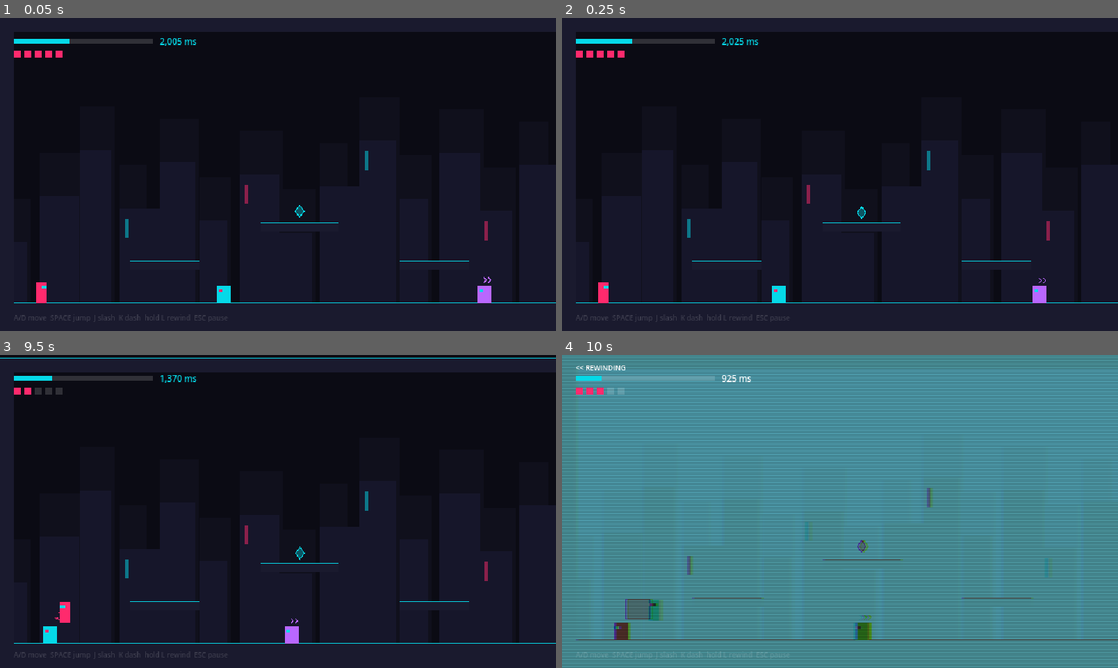
Above: before the commit, frames 1-4 (two rows, left to right).
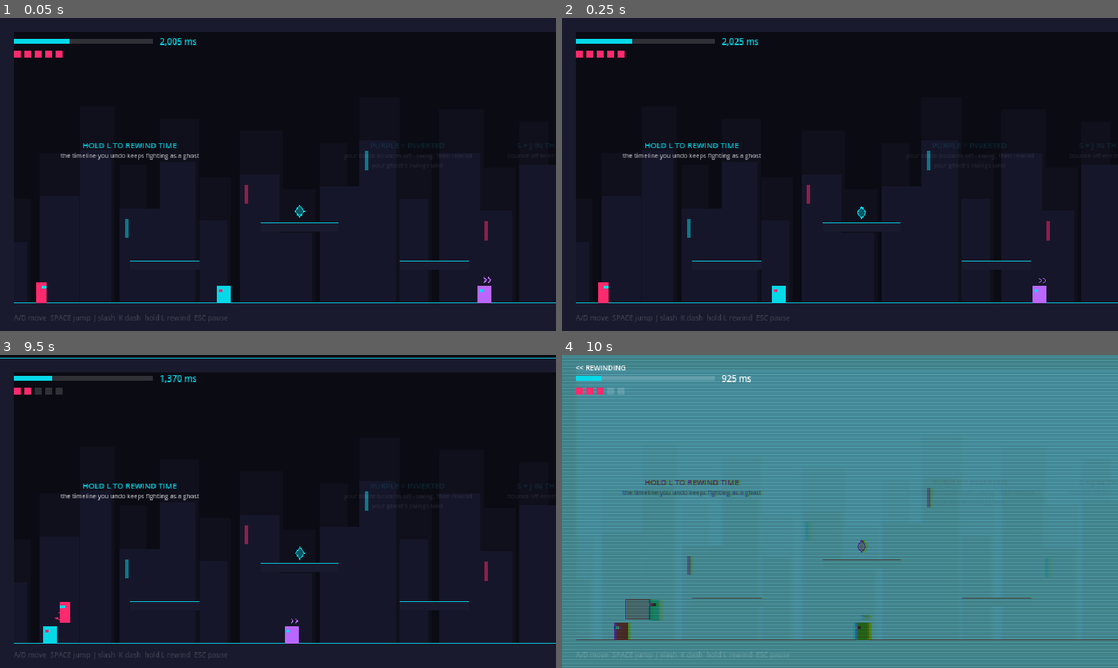
Above: after the commit, the same moments.

Repository: 5Bu1an/reversal-gaint-jam-2.0
Game: Godot game, scene res://scenes/main.tscn
Same seed, same stepped clock (60 frames per second), same inputs: the game is played once before the commit and once after it.
Inputs:
- Up to frame 1 (0.05 s): no input
- Up to frame 2 (0.25 s): no input
- Up to frame 3 (9.5 s): hold D (move_right) 0.53-1.28 s; hold L (rewind) 0.53-1.28 s; tap J (attack) at 0.6, 2.3, 2.85, 4.55, 5.1, 6.8, 7.35, 9.05 s; tap Space (jump) at 0.77, 1.07, 1.52, 1.55, 1.82, 2.1, 3.02, 3.32, 3.77, 3.8, 4.07, 4.52, 4.82, 6.02, 6.05, 6.32, 6.6, 6.77, 7.07, 7.52, 7.82, 8.3, 9.02, 9.32 s; hold S (move_down) 1.28-2.03 s; tap L (rewind) at 1.35, 3.05, 4.35, 5.85, 7.55, 8.85 s; hold D (move_right) 2.03-2.78 s; hold W (move_up) 2.78-3.53 s; hold A (move_left) 3.53-5.03 s; tap K (dash) at 3.6, 8.1 s; hold S (move_down) 5.03-5.78 s; hold L (rewind) 5.03-5.78 s; hold D (move_right) 5.78-6.53 s; hold W (move_up) 6.53-7.28 s; hold D (move_right) 7.28-8.03 s; hold S (move_down) 8.03-8.78 s; hold A (move_left) from 8.78 s (still down)
- Up to frame 4 (10 s): release A (move_left) at 9.53 s; hold W (move_up) from 9.53 s (still down); hold L (rewind) from 9.53 s (still down); tap J (attack) at 9.6 s; tap Space (jump) at 9.77 s

The runs differ from the first frame. In frame 1, 0.3% of the frame differs, in the area x 10-99%, y 40-46%; in frame 2, 0.3%; in frame 3, 0.4%; in frame 4, 0.5%, in the area x 10-37%, y 40-46%.

Commit message:
Add tutorial signs, run results, boss self-rewind, desktop exports
- Hint signs in the level that fade in as you approach: rewind, inverted
  enemies, pogo, time refill, boss
- Game tracks time, deaths, rewinds and time undone; a results panel with
  a rank shows on win
- Boss rewinds itself (twice per fight) after taking 4 damage in 2 s,
  inverted while it does so only a ghost hit can interrupt it
- macOS (universal, ad-hoc signed) and Windows export presets; enables
  ETC2/ASTC import, which the macOS export requires
- Autopilot "reversal" plan

Co-Authored-By: Claude Opus 5.5 <noreply@anthropic.com>

Diff:
--- a/project.godot
+++ b/project.godot
@@ -85,6 +85,7 @@
 
 [rendering]
 
+textures/vram_compression/import_etc2_astc=true
 textures/canvas_textures/default_texture_filter=0
 renderer/rendering_method="gl_compatibility"
 renderer/rendering_method.mobile="gl_compatibility"
--- a/scripts/boss.gd
+++ b/scripts/boss.gd
@@ -4,8 +4,12 @@
 ## charge and a jump slam whose shockwaves run along the floor. Below half
 ## health every wind-up and rest gets shorter, and it keeps flipping into an
 ## inverted state where only your ghost can hurt it.
-
-enum Mode { STALK, WINDUP_CHARGE, CHARGE, WINDUP_SLAM, AIR, RECOVER }
+##
+## It bends time too: take too much damage too fast and it rewinds itself to
+## where (and how healthy) it was a few seconds ago. It's inverted while it
+## does, so only a ghost hit can interrupt it. Twice per fight.
+
+enum Mode { STALK, WINDUP_CHARGE, CHARGE, WINDUP_SLAM, AIR, RECOVER, REVERSING }
 
 const NAME := "KURO SHOGUN"
 const CHARGE_SPEED := 300.0
@@ -16,6 +20,12 @@
 const WAVE_SIZE := Vector2(10, 14)
 const INVERTED_TIME := 3.5
 const NORMAL_TIME := 3.0
+const SNAP_EVERY := 0.25
+const SNAPS := 12 # 3 s of its own history
+const BURST_SNAPS := 8 # damage counted over the last 2 s
+const BURST_DAMAGE := 4
+const REVERSE_TIME := 1.2
+const REVERSALS := 2
 
 const COLOR_ARMOR := Color("#2a2140")
 const COLOR_TRIM := Color("#ff2a6d")
@@ -32,6 +42,13 @@
 var waves: Array[Vector3] = []
 ## Counts down to the next inverted/normal flip once enraged.
 var invert_t := 0.0
+## Its own short history as (x, y, hp), oldest first.
+var snaps: Array[Vector3] = []
+var snap_t := 0.0
+var reversals_left := REVERSALS
+## Snapshots being played backwards during a reversal, newest first.
+var reverse_path: Array[Vector3] = []
+var reverse_t := 0.0
 
 
 func _init() -> void:
@@ -47,6 +64,15 @@
 
 func _act(delta: float) -> void:
 	mode_t = maxf(mode_t - delta, 0.0)
+	if mode == Mode.REVERSING:
+		_reverse(delta)
+		return
+	snap_t -= delta
+	if snap_t <= 0.0:
+		snap_t = SNAP_EVERY
+		snaps.append(Vector3(position.x, position.y, hp))
+		if snaps.size() > SNAPS:
+			snaps.pop_front()
 	velocity.y = minf(velocity.y + GRAVITY * delta, MAX_FALL)
 	var pace := 0.6 if enraged() else 1.0
 	if enraged():
@@ -115,6 +141,40 @@
 			waves.remove_at(i)
 
 
+func _start_reversal() -> void:
+	mode = Mode.REVERSING
+	reverse_path = snaps.duplicate()
+	reverse_path.reverse()
+	reverse_t = 0.0
+	reversals_left -= 1
+	snaps.clear()
+	inverted = true
+	waves.clear()
+	velocity = Vector2.ZERO
+	Fx.shake(6.0)
+	Fx.burst(position, COLOR_INVERTED, 24, 200.0)
+	Sfx.play("boss_rewind")
+
+
+func _reverse(delta: float) -> void:
+	reverse_t += delta
+	var last := reverse_path.size() - 1
+	var k := minf(reverse_t / REVERSE_TIME, 1.0) * last
+	var i := mini(int(k), last - 1)
+	var p := reverse_path[i].lerp(reverse_path[i + 1], k - i) if last > 0 else reverse_path[0]
+	position = Vector2(p.x, p.y)
+	hp = maxi(hp, int(p.z))
+	if reverse_t >= REVERSE_TIME:
+		_end_reversal()
+
+
+func _end_reversal() -> void:
+	inverted = false
+	invert_t = NORMAL_TIME
+	reverse_path.clear()
+	_recover(0.5)
+
+
 func _recover(time: float) -> void:
 	mode = Mode.RECOVER
 	mode_t = time
@@ -131,6 +191,12 @@
 
 func take_hit(key: String, from_dir: Vector2) -> bool:
 	var landed := super(key, from_dir)
+	if landed and mode == Mode.REVERSING:
+		# A ghost hit knocks it out of the reversal where it stands.
+		_end_reversal()
+	elif landed and not dead and reversals_left > 0 and snaps.size() >= BURST_SNAPS \
+			and snaps[snaps.size() - BURST_SNAPS].z - hp >= BURST_DAMAGE:
+		_start_reversal()
 	if dead:
 		waves.clear()
 		Fx.hit_stop(0.35)
@@ -152,6 +218,11 @@
 	draw_colored_polygon(PackedVector2Array([
 		Vector2(half.x, -half.y), Vector2(half.x + 8, -half.y - 12), Vector2(half.x - 6, -half.y),
 	]), COLOR_GOLD)
+	if mode == Mode.REVERSING:
+		# Afterimages along the path it's about to rewind through.
+		for j in range(reverse_path.size() - 1, -1, -3):
+			var ghost_pos := Vector2(reverse_path[j].x, reverse_path[j].y) - position
+			draw_rect(Rect2(ghost_pos - half, size), Color(COLOR_INVERTED, 0.25), false, 1.0)
 	var winding := mode == Mode.WINDUP_CHARGE or mode == Mode.WINDUP_SLAM
 	var visor := Color.WHITE if winding and int(mode_t * 20.0) % 2 == 0 else trim
 	var visor_x := 0.0 if dir > 0 else -half.x
@@ -171,6 +242,8 @@
 	var state := super()
 	state.merge({
 		"mode": mode, "mode_t": mode_t, "attacks": attacks, "waves": waves.duplicate(), "invert_t": invert_t,
+		"snaps": snaps.duplicate(), "snap_t": snap_t, "reversals_left": reversals_left,
+		"reverse_path": reverse_path.duplicate(), "reverse_t": reverse_t,
 	})
 	return state
 
@@ -179,3 +252,5 @@
 	super(state)
 	# History frames must never share the live array.
 	waves = state.waves.duplicate()
+	snaps = state.snaps.duplicate()
+	reverse_path = state.reverse_path.duplicate()
--- a/scripts/dev/autopilot.gd
+++ b/scripts/dev/autopilot.gd
@@ -6,7 +6,8 @@
 ## state line at each shot, then quits. --checkpoint=1 starts at the shrine.
 ## Plans: fight, arena (waves, rewind undo, gates), boss, win, retrace,
 ## inverted (only the ghost can hurt inverted enemies), boss2 (enraged boss
-## flipping between normal and inverted; use with --checkpoint=1).
+## flipping between normal and inverted; use with --checkpoint=1), reversal
+## (burst the boss until it rewinds itself; --checkpoint=1).
 
 const PLANS := {
 	"fight": [
@@ -88,6 +89,14 @@
 			for f in range(300, 700, 30):
 				plan.append([f, "boss_trace", ""])
 			plan.append([420, "shot", "boss2"])
+		"reversal":
+			# Burst 4 damage, let it rewind; burst again and interrupt the second
+			# reversal with a (fake) ghost hit.
+			plan = [[1, "god", ""], [5, "press", "move_right"], [290, "release", "move_right"],
+				[500, "burst_boss", 4], [530, "shot", "1_reversing"],
+				[700, "burst_boss", 4], [720, "ghost_hit_boss", ""], [800, "quit", ""]]
+			for f in range(480, 800, 10):
+				plan.append([f, "boss_trace", ""])
 		"win":
 			plan = [[1, "god", ""], [5, "press", "move_right"], [260, "kill_boss", ""],
 				[300, "shot", "1_portal_open"], [600, "shot", "2_won"], [620, "quit", ""]]
@@ -135,8 +144,14 @@
 			"boss_half":
 				Game.boss.hp = Game.boss.max_hp / 2
 			"boss_trace":
-				print("[boss] frame=%d hp=%d inverted=%s invert_t=%.1f mode=%s" % [_frame, Game.boss.hp,
-					Game.boss.inverted, Game.boss.invert_t, Boss.Mode.keys()[Game.boss.mode]])
+				print("[boss] frame=%d hp=%d inverted=%s invert_t=%.1f mode=%s x=%d reversals_left=%d" % [
+					_frame, Game.boss.hp, Game.boss.inverted, Game.boss.invert_t, Boss.Mode.keys()[Game.boss.mode],
+					Game.boss.position.x, Game.boss.reversals_left])
+			"burst_boss":
+				for i in step[2]:
+					Game.boss.take_hit("burst%d_%d" % [_frame, i], Vector2.RIGHT)
+			"ghost_hit_boss":
+				Game.boss.take_hit("g_test_%d" % _frame, Vector2.RIGHT)
 			"kill_boss":
 				Game.boss.hp = 0
 				Game.boss.dead = true
--- a/scripts/game.gd
+++ b/scripts/game.gd
@@ -5,6 +5,7 @@
 ##   Game.state_changed.connect(func(state): ...)   # show/hide screens
 ##   Game.checkpoint_reached.connect(...)           # "checkpoint" toast
 ##   Game.boss                                      # Boss node or null; read .hp / .max_hp
+##   Game.stats                                     # time, deaths, rewinds, rewound_ms
 ##   Game.restart() / Game.new_game() / Game.set_paused(bool)
 
 enum State { PLAYING, PAUSED, DOWN, GAME_OVER, WON }
@@ -16,10 +17,30 @@
 var checkpoint := 0
 var state := State.PLAYING
 var boss: Boss
+## This run's numbers, kept across checkpoint retries, cleared by new_game().
+var stats := {}
 
 
 func _ready() -> void:
 	process_mode = Node.PROCESS_MODE_ALWAYS
+	_reset_stats()
+	# Rewind is the next autoload, so it isn't in the tree yet.
+	_connect_rewind.call_deferred()
+
+
+func _connect_rewind() -> void:
+	Rewind.rewind_started.connect(func() -> void: stats.rewinds += 1)
+	Rewind.rewind_ended.connect(func(undone: Array) -> void:
+		stats.rewound_ms += undone.size() * Rewind.MS_PER_FRAME)
+
+
+func _physics_process(delta: float) -> void:
+	if state == State.PLAYING or state == State.DOWN:
+		stats.time += delta
+
+
+func _reset_stats() -> void:
+	stats = {"time": 0.0, "deaths": 0, "rewinds": 0, "rewound_ms": 0.0}
 
 
 func _process(_delta: float) -> void:
@@ -38,7 +59,11 @@
 func set_state(new_state: State) -> void:
 	if new_state == state:
 		return
+	# Dying with no time left skips DOWN, so count whichever comes first.
+	var was_alive := state != State.DOWN and state != State.GAME_OVER
 	state = new_state
+	if was_alive and (state == State.DOWN or state == State.GAME_OVER):
+		stats.deaths += 1
 	state_changed.emit(state)
 
 
@@ -57,6 +82,10 @@
 func win() -> void:
 	set_state(State.WON)
 	get_tree().paused = true
+	var layer := CanvasLayer.new()
+	layer.layer = 25
+	layer.add_child(preload("res://scripts/results.gd").new())
+	get_tree().current_scene.add_child(layer)
 
 
 ## Retry from the last checkpoint.
@@ -69,4 +98,5 @@
 
 func new_game() -> void:
 	checkpoint = 0
+	_reset_stats()
 	restart()
--- /dev/null
+++ b/scripts/hint.gd
@@ -0,0 +1,34 @@
+class_name Hint
+extends Node2D
+## Tutorial sign painted into the world. Fades in as the player gets close
+## and stays dim otherwise, so it never clutters the screen.
+
+const NEAR := 90.0
+const FAR := 220.0
+const LINE_HEIGHT := 11.0
+const COLOR := Color("#05d9e8")
+
+var lines: PackedStringArray = []
+
+
+func setup(text_lines: PackedStringArray) -> Hint:
+	lines = text_lines
+	return self
+
+
+func _process(_delta: float) -> void:
+	queue_redraw()
+
+
+func _draw() -> void:
+	var player: Player = get_tree().get_first_node_in_group("player")
+	if player == null:
+		return
+	var dist := absf(player.position.x - position.x)
+	var alpha := clampf(remap(dist, FAR, NEAR, 0.12, 1.0), 0.12, 1.0)
+	var font := ThemeDB.fallback_font
+	for i in lines.size():
+		var size := 9 if i == 0 else 7
+		var color := COLOR if i == 0 else Color.WHITE
+		draw_string(font, Vector2(-100, i * LINE_HEIGHT), lines[i], HORIZONTAL_ALIGNMENT_CENTER, 200, size,
+			Color(color, alpha * (1.0 if i == 0 else 0.7)))
--- a/scripts/level.gd
+++ b/scripts/level.gd
@@ -37,6 +37,15 @@
 ]
 const SHARDS: Array[Vector2] = [Vector2(345, 222), Vector2(915, 236), Vector2(1600, 210), Vector2(2370, 236)]
 
+## Tutorial signs: position, then headline and detail lines.
+const HINTS := [
+	[Vector2(150, 150), ["HOLD L TO REWIND TIME", "the timeline you undo keeps fighting as a ghost"]],
+	[Vector2(470, 150), ["PURPLE = INVERTED", "your blade bounces off - swing, then rewind", "your ghost's swings land"]],
+	[Vector2(650, 150), ["S + J IN THE AIR TO POGO", "bounce off enemies to cross the spikes"]],
+	[Vector2(1230, 150), ["HITS REFILL YOUR TIME", "so do time shards"]],
+	[Vector2(2480, 150), ["THE SHOGUN BENDS TIME TOO", "jump the shockwaves"]],
+]
+
 const PLAYER_SPAWN := Vector2(48, 316)
 const CHECKPOINT_X := 2060.0
 const CHECKPOINT_SPAWN := Vector2(2060, 316)
@@ -71,6 +80,11 @@
 		var shard := Shard.new()
 		shard.position = pos
 		add_child(shard)
+
+	for hint: Array in HINTS:
+		var sign_node := Hint.new().setup(PackedStringArray(hint[1]))
+		sign_node.position = hint[0]
+		add_child(sign_node)
 
 	# Roaming enemies outside the arenas.
 	_grunt(Vector2(260, 316))
--- /dev/null
+++ b/scripts/results.gd
@@ -0,0 +1,52 @@
+extends Control
+## End-of-run panel shown by Game.win(): time, deaths, rewinds and a rank.
+## Placeholder look; reads everything from Game.stats.
+
+const COLOR_TIME := Color("#05d9e8")
+const COLOR_GOLD := Color("#f5c542")
+## Sits under the HUD's win banner, which also says how to play again.
+const PANEL := Rect2(200, 200, 240, 120)
+
+
+static func format_time(seconds: float) -> String:
+	var ms := int(seconds * 1000.0) % 1000
+	var s := int(seconds) % 60
+	var m := int(seconds) / 60
+	return "%d:%02d.%03d" % [m, s, ms]
+
+
+static func rank(stats: Dictionary) -> String:
+	if stats.deaths == 0 and stats.time < 240.0:
+		return "S"
+	if stats.deaths <= 1 and stats.time < 360.0:
+		return "A"
+	if stats.time < 600.0:
+		return "B"
+	return "C"
+
+
+func _ready() -> void:
+	set_anchors_preset(Control.PRESET_FULL_RECT)
+	mouse_filter = Control.MOUSE_FILTER_IGNORE
+
+
+func _draw() -> void:
+	var font := ThemeDB.fallback_font
+	var stats := Game.stats
+	draw_rect(PANEL, Color(0.02, 0.02, 0.05, 0.92))
+	draw_rect(PANEL, COLOR_TIME, false, 1.0)
+	var x := PANEL.position.x + 16
+	var y := PANEL.position.y + 22
+	draw_string(font, Vector2(x, y), "RUN COMPLETE", HORIZONTAL_ALIGNMENT_LEFT, -1, 12, COLOR_TIME)
+	var rows := [
+		["TIME", format_time(stats.time)],
+		["DEATHS", str(stats.deaths)],
+		["REWINDS", str(stats.rewinds)],
+		["TIME UNDONE", "%.1f s" % (stats.rewound_ms / 1000.0)],
+	]
+	for row: Array in rows:
+		y += 18
+		draw_string(font, Vector2(x, y), row[0], HORIZONTAL_ALIGNMENT_LEFT, -1, 9, Color(1, 1, 1, 0.6))
+		draw_string(font, Vector2(x + 90, y), row[1], HORIZONTAL_ALIGNMENT_LEFT, -1, 9, Color.WHITE)
+	draw_string(font, Vector2(PANEL.end.x - 60, PANEL.position.y + 70), rank(stats),
+		HORIZONTAL_ALIGNMENT_CENTER, 44, 36, COLOR_GOLD)
Not shown, changed: export_presets.cfg
Not shown, added: scripts/hint.gd.uid
Not shown, added: scripts/results.gd.uid
